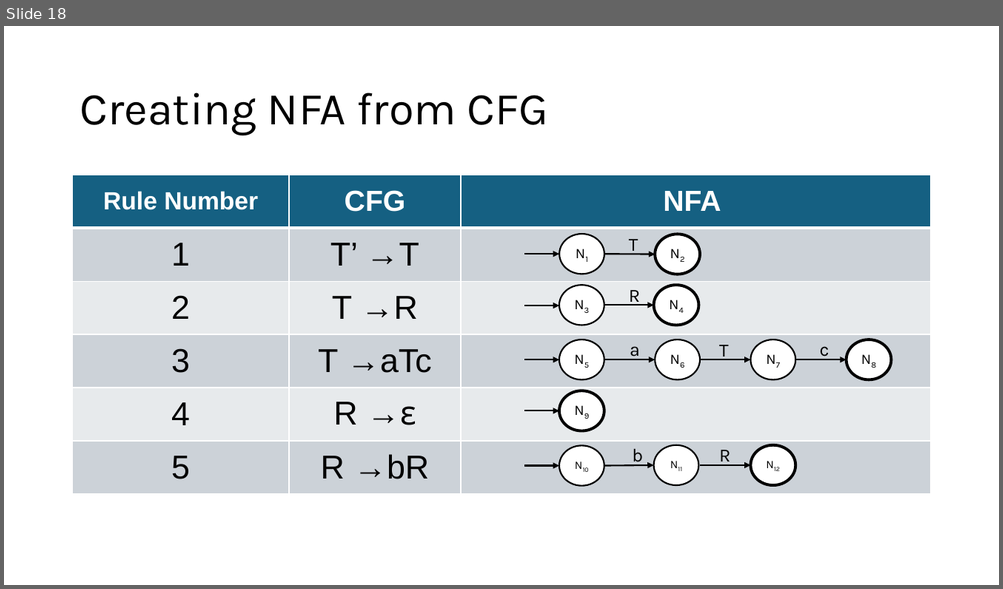
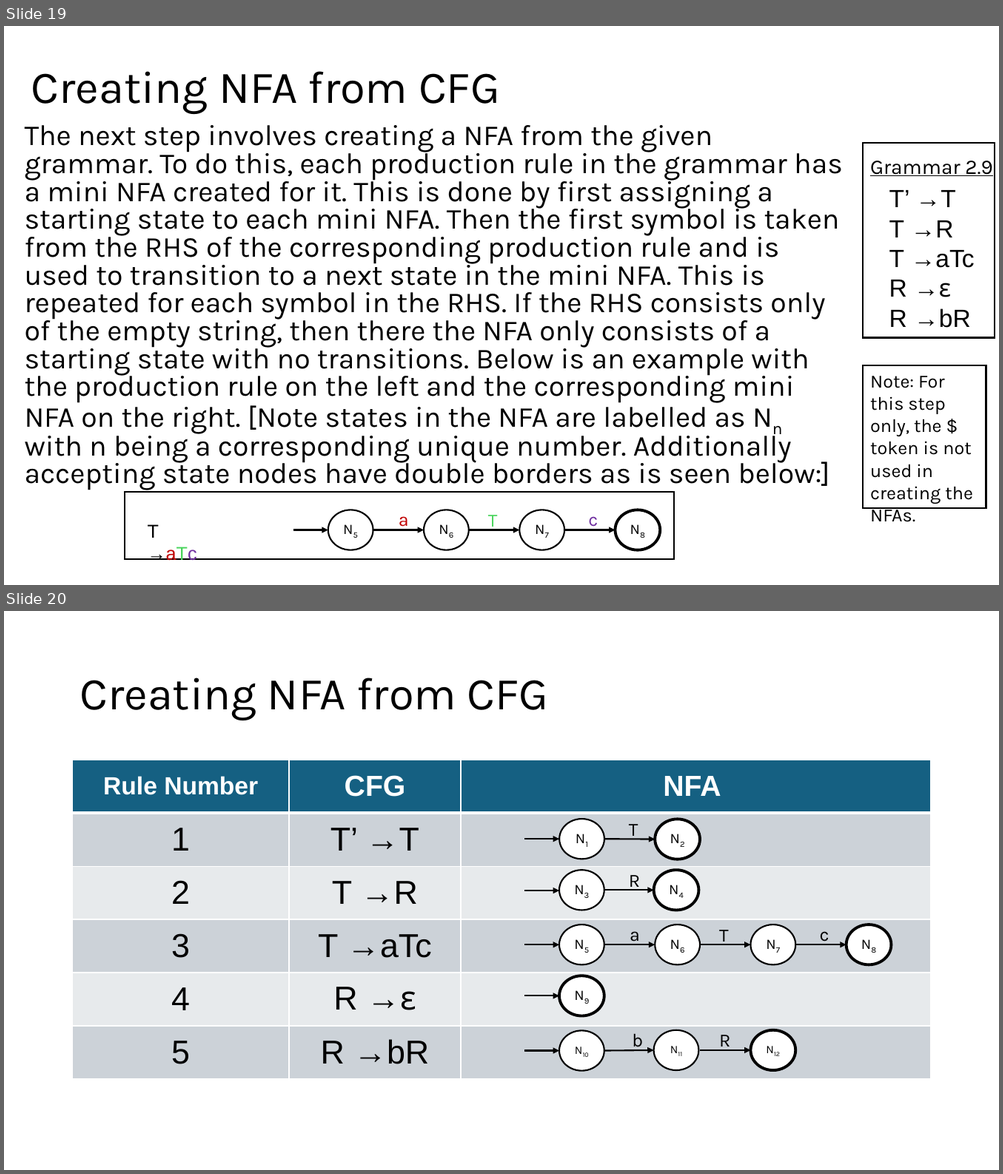
Before and after one commit to Danieldv-s/Research-Materials, a slide deck: Syntax-Analysis/Section2.13Expansion.pptx. Shown one above the other, each under a label of ours: slide 18 before the commit, slides 19 and 20 after it. The pictures are 1003x589 and 1003x1174 pixels, drawn with LibreOffice and Linux fonts; fonts in the diff are those of the drawing. Boxes give left, top, right and bottom in pixels: in the first picture for what was removed or moved away, otherwise in the second. Text is boxed around its words. In the diff, an @@ line names an element or a change of style, - is before the commit and + after.

```diff
--- a/Syntax-Analysis/Section2.13Expansion.pptx
+++ b/Syntax-Analysis/Section2.13Expansion.pptx
@@ slide 19 added at box(4, 26, 999, 585), background #FFFFFF @@
@@ title added at box(31, 71, 500, 114), 44 pt, text #000000 @@
+Creating NFA from CFG
@@ text added at box(25, 125, 842, 491), 28 pt, text #000000 @@
+The next step involves creating a NFA from the given grammar. To do this, each production rule in the grammar has a mini NFA created for it. This is done by first assigning a starting state to each mini NFA. Then the first symbol is taken from the RHS of the corresponding production rule and is used to transition to a next state in the mini NFA. This is repeated for each symbol in the RHS. If the RHS consists only of the empty string, then there the NFA only consists of a starting state with no transitions. Below is an example with the production rule on the left and the corresponding mini NFA on the right. [Note states in the NFA are labelled as Nn with n being a corresponding unique number. Additionally accepting state nodes have double borders as is seen below:]
@@ rectangle added at box(862, 143, 994, 338), fill #FFFFFF, outline #000000 1.5 pt @@
@@ text added at box(870, 161, 992, 176), 20 pt, text #000000, underline @@
+Grammar 2.9
@@ text added at box(889, 190, 974, 328), 24 pt, text #000000 @@
+T’ →T
+T →R
+T →aTc
+R →ε
+R →bR
@@ rectangle added at box(862, 366, 986, 508), fill #FFFFFF, outline #000000 1.5 pt, 18 pt, text #000000 @@
+Note: For this step only, the $ token is not used in creating the NFAs.
@@ rectangle added at box(125, 492, 674, 560), fill #FFFFFF, outline #000000 1.5 pt @@
@@ ellipse added at box(328, 510, 373, 551), fill #FFFFFF, outline #000000 1.5 pt, 14 pt, text #000000 @@
+N5
@@ ellipse added at box(424, 510, 469, 551), fill #FFFFFF, outline #000000 1.5 pt, 14 pt, text #000000 @@
+N6
@@ ellipse added at box(520, 510, 564, 551), fill #FFFFFF, outline #000000 1.5 pt, 14 pt, text #000000 @@
+N7
@@ ellipse added at box(615, 510, 660, 551), fill #FFFFFF, outline #000000 2.75 pt, 14 pt, text #000000 @@
+N8
@@ text added at box(148, 525, 197, 561), 18 pt, text #000000 @@
+T →aTc
@@ arrow added from (293, 531) to (328, 531), #000000 1.5 pt @@
@@ arrow added from (373, 531) to (424, 531), #000000 1.5 pt @@
@@ text added at box(398, 517, 409, 531), 18 pt, text #C00000 @@
+a
@@ arrow added from (469, 531) to (520, 531), #000000 1.5 pt @@
@@ text added at box(488, 515, 498, 531), 18 pt, text #47D45A @@
+T
@@ arrow added from (564, 531) to (615, 531), #000000 1.5 pt @@
@@ text added at box(588, 517, 597, 531), 18 pt, text #7030A0 @@
+c
@@ what was slide 18 is now slide 20 @@
```
Also in this commit, not shown: 34 slides changed, 10 other slides added.
